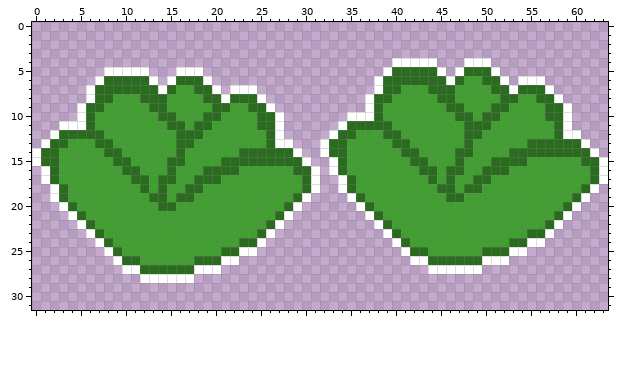
Two states of a pixel-art sprite, Assets/Sprites/Plants/Lettuce.png. Above: the version before the commit.
The file is 64x32 pixels.
The result:
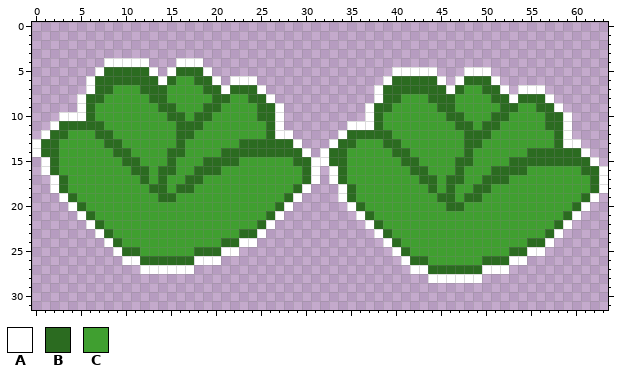
Palette (. is transparent): A #ffffff  B #2b6b20  C #409f30
Difference:
Changed rows in their new state; - is an unchanged pixel.
first column x 0:
 4 --------AAAAA---AAA---------------------.....---...-------------
 5 -------ABBBBBA-ABBBA-------------------.AAAAA.-.AAA.------------
 6 ------AB-----BABCC-BA-AAA-------------.A-----A.ABB-A.-...-------
 7 ---------CCC--BC--C-BABBBA---------------BBB--AB--B-A.AAA.------
 8 -----AB-C---C------C-BCC-BA----------.A-B---B------B-ABB-A.-----
 9 -------C-----C-B---B-C--C-BA-----------B-----B-C---C-B--B-A.----
10 ---AA---------C-B-B-C--------------..---------B-C-C-B-----------
11 --ABBB-B-------C-B-C-----C--------.AAA-C-------B-C-B-----B------
12 -AB-CCC-B---------C---------A----.A-BBB-C---------B---------.---
13 AB-C---C-B-------C-----BBB-BBA--.A-B---B-C-------B-----CCC-AA.--
14 --------C-B----B-----BB------BA---------B-C----C-----CC------A.-
15 .A-------C-B----C--BB--CCCCCC-BAAB-------B-C----B--CC--BBBBBB-A.
16 ----------C-B-B---B--CC------C------------B-C-C---C--BB------B--
17 -.AB-------C---C-B-CC------------ABC-------B---B-C-BB-----------
18 ------------CB--B-C----------BA.------------BC--C-B----------CBA
19 --.AB--------C-BCC----------BA.---ABC--------B-CBB----------CBA-
20 ---.AB--------CC-----------BA.-----ABC--------BB-----------CBA--
21 ----.AB-------------------BA.-------ABC-------------------CBA---
22 -----.AB-----------------BA.---------ABC-----------------CBA----
23 ------.AB--------------BBA.-----------ABC--------------CCBA-----
24 -------.AB-----------BBAA.-------------ABC-----------CCBBA------
25 --------.ABB------BBBAA..---------------ABCC------CCCBBAA-------
26 ---------.AABBBBBBAAA..------------------ABBCCCCCCBBBAA---------
27 ----------..AAAAAA...---------------------AABBBBBBAAA-----------
28 ------------......--------------------------AAAAAA--------------
Pixel boxes of the changes (left, top, right, bottom) in both pictures:
changed: (32, 58, 608, 283)
